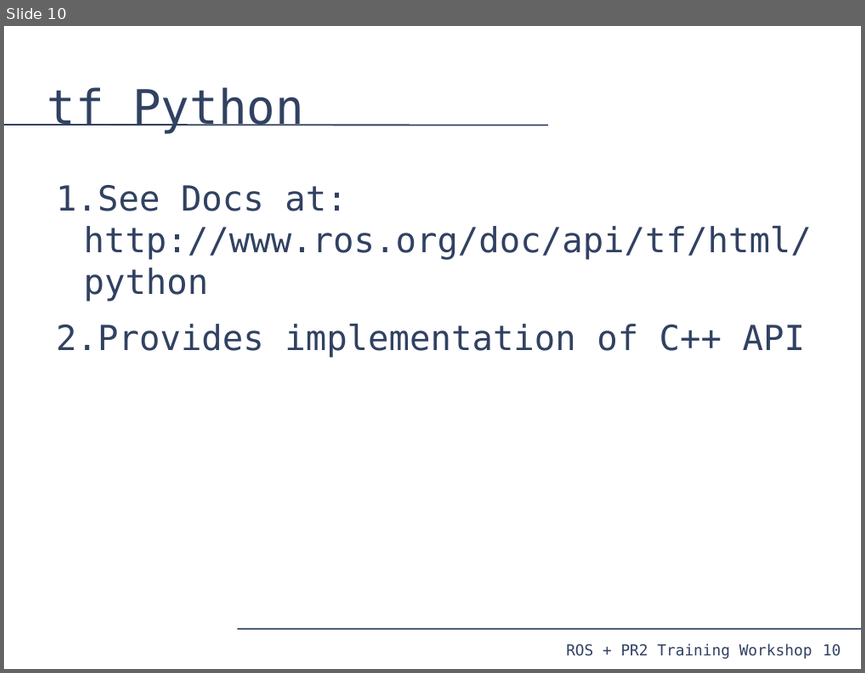
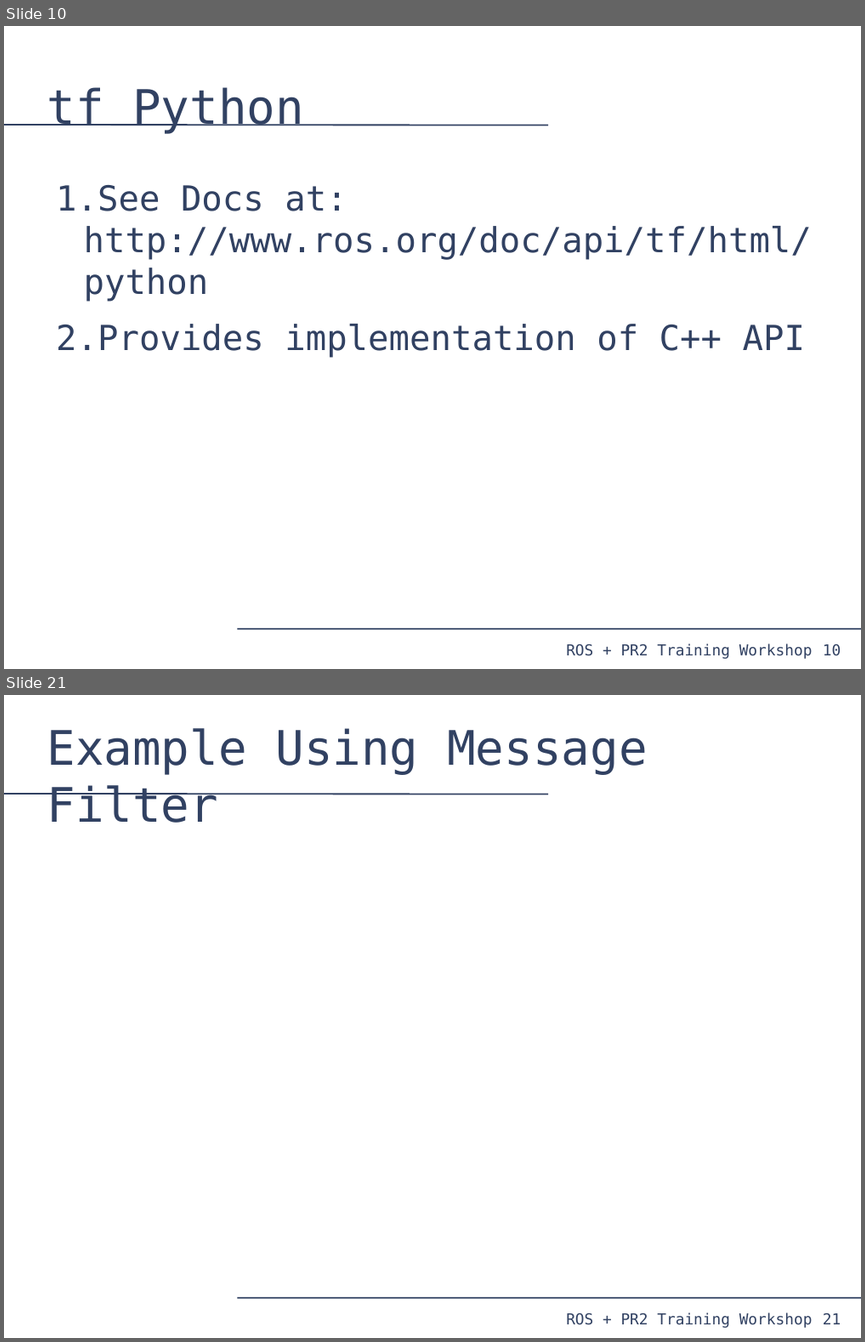
Before and after one commit to PR2/pr2_docs, a slide deck: pr2_training_workshop/tf/tf_training.odp. Shown one above the other, each under a label of ours: slide 10 before the commit, slides 10 and 21 after it; the slides between them are not shown. The pictures are 865x673 and 865x1342 pixels, drawn with LibreOffice and Linux fonts; fonts in the diff are those of the drawing. Boxes give left, top, right and bottom in pixels: in the first picture for what was removed or moved away, otherwise in the second. Text is boxed around its words. In the diff, an @@ line names an element or a change of style, - is before the commit and + after.

```diff
--- a/pr2_training_workshop/tf/tf_training.odp
+++ b/pr2_training_workshop/tf/tf_training.odp
@@ slide 21 added at <box>4,695,861,1338</box>, background #FFFFFF; not listed: 4 template elements that a slide beside it also shows @@
@@ title added at <box>46,728,647,823</box>, 44 pt, text #314162 @@
+Example Using Message Filter
```
Also in this commit, not shown: 1 slide changed, 9 other slides added, 1 slide removed.
